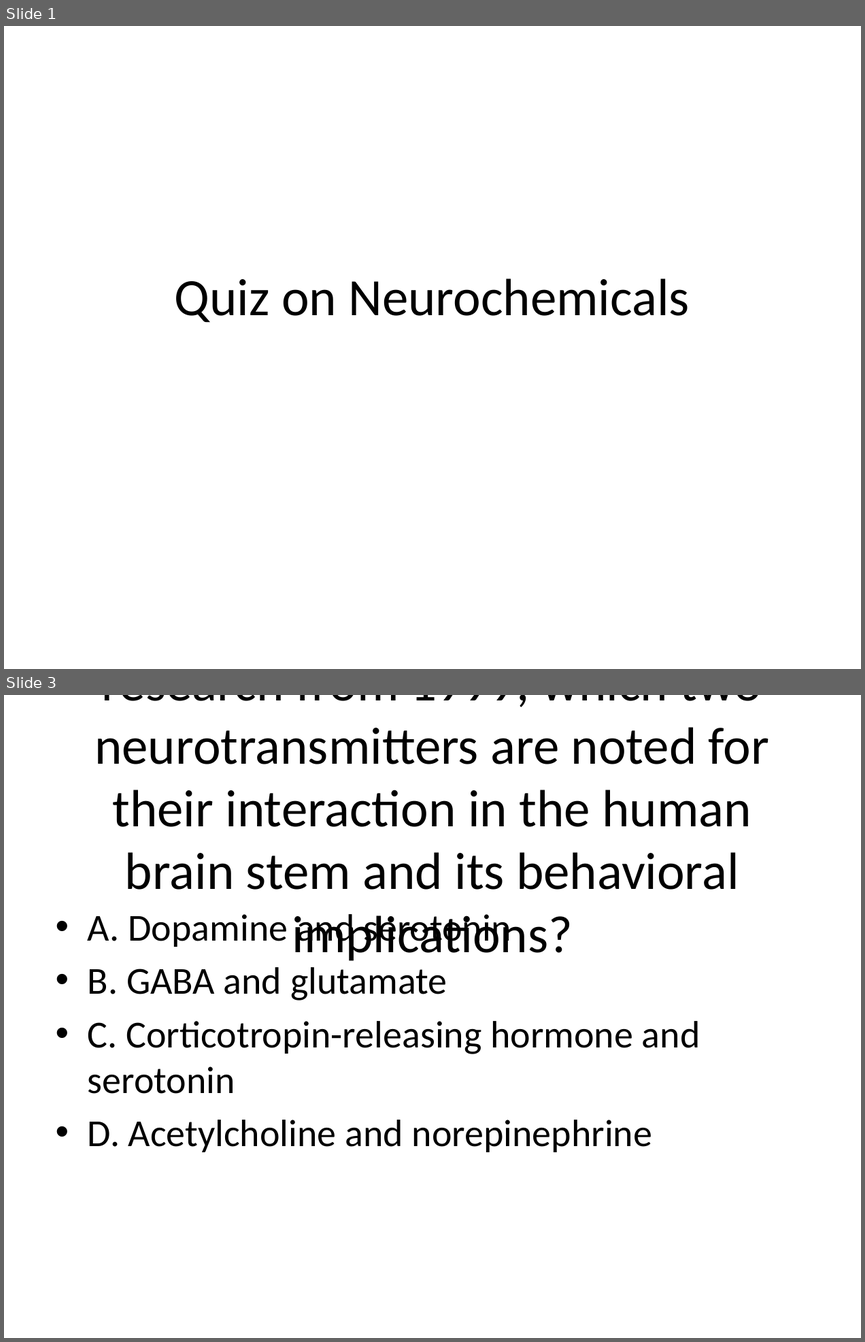
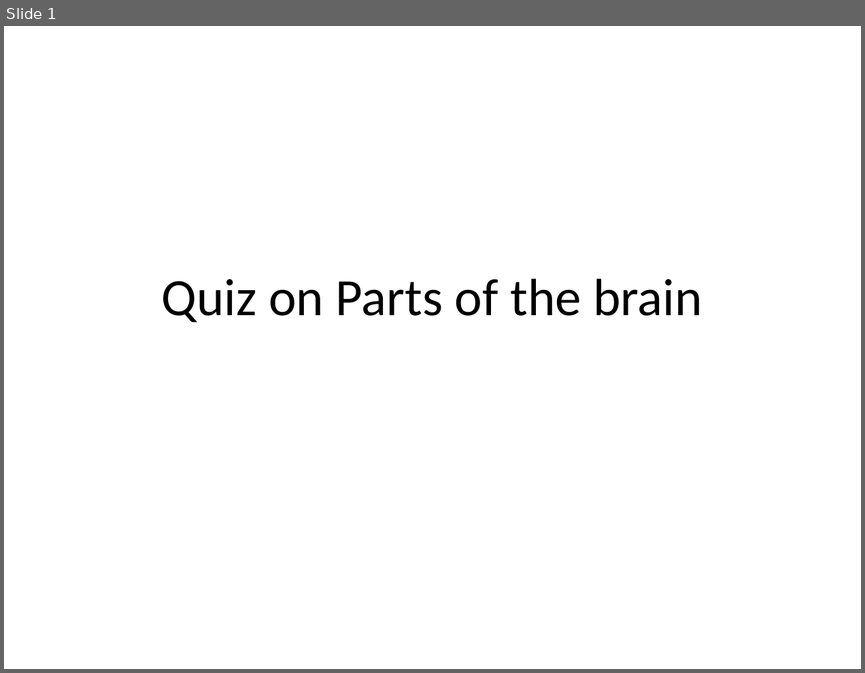
Before and after one commit to possibly-nrs-14/rag-sme, a slide deck: exports/quiz.pptx. Shown one above the other, each under a label of ours: slides 1 and 3 before the commit, slide 1 after it; the slides between them are not shown. The pictures are 865x1342 and 865x673 pixels, drawn with LibreOffice and Linux fonts; fonts in the diff are those of the drawing. Boxes give left, top, right and bottom in pixels: in the first picture for what was removed or moved away, otherwise in the second. Text is boxed around its words. In the diff, an @@ line names an element or a change of style, - is before the commit and + after.

Commit message:
latest quiz exports from demo

```diff
--- a/exports/quiz.pptx
+++ b/exports/quiz.pptx
@@ slide 3 removed at (4, 695, 861, 1338), background #FFFFFF @@
@@ title removed at (94, 695, 769, 961) @@
-Q2: In the context of neuroscience research from 1999, which two neurotransmitters are noted for their interaction in the human brain stem and its behavioral implications?
@@ text removed at (88, 914, 700, 1152) @@
-• A. Dopamine and serotonin
-• B. GABA and glutamate
-• C. Corticotropin-releasing hormone and serotonin
-• D. Acetylcholine and norepinephrine
@@ slide 1 changed as well @@
@@ title at (162, 278, 702, 322): text changed @@
-Quiz on Neurochemicals
+Quiz on Parts of the brain
```
Also in this commit, not shown: 3 other slides changed, 2 slides added, 3 other slides removed, 9 other files.
